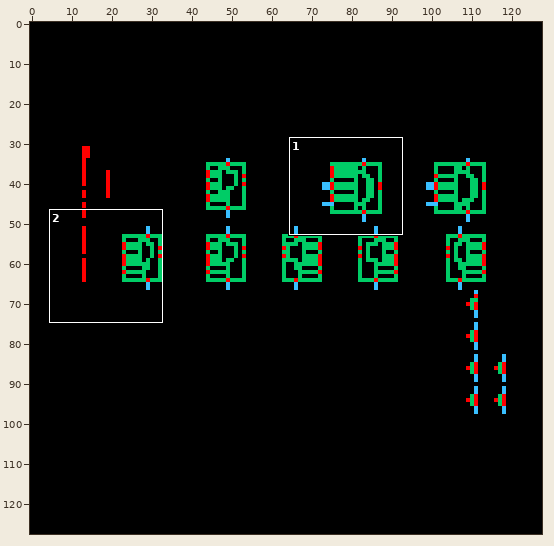
Edited in one commit: sprite sheet (serdes_bm_templates/rxhalf_ffe1_dfe4/schematic/thumbnail_128x128.png). The first picture is a wide view before the edit; the outline marks the close-up.
Close-up. The starting point:
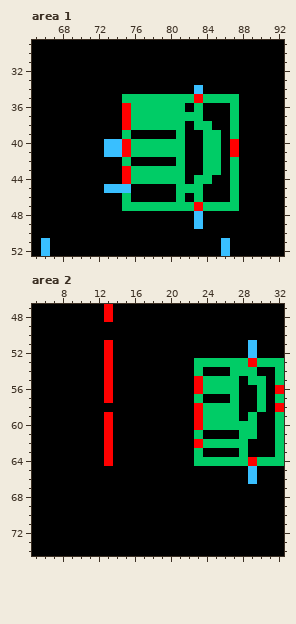
The file is 128x128 pixels. Shown: area 1: x 65..92, y 29..52; area 2: x 5..32, y 47..74.
And afterwards:
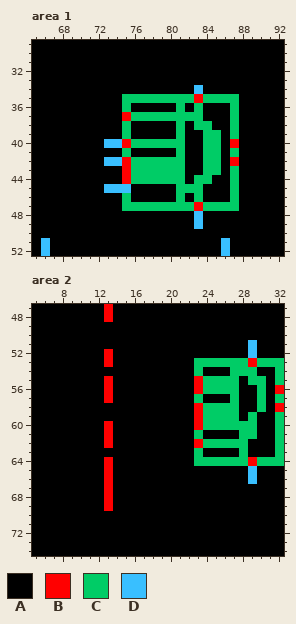
Palette (. is transparent): A #000000  B #ff0000  C #00cc66  D #39bfff
From old to new:
Area 1:
y 36: x 75..80 BCCCCC -> CAAAAA
y 38: x 75..80 BCCCCC -> CAAAAA
y 41: x 73..80 DDBCCCCC -> AACAAAAA; x 87 B -> C
y 42: x 73..80 AACAAAAA -> DDBCCCCC; x 87 C -> B
Area 2:
y 51: x 13 B -> A
y 54: x 13 B -> A
y 59: x 13 B -> A
y 63: x 13 B -> A
y 65..69: x 13 A -> B
Boxes around the changes in both close-ups, in picture pixels (x1, y1, x2, y2):
changed: (104, 103, 176, 166)
changed: (230, 148, 239, 166)
changed: (104, 340, 113, 376)
changed: (104, 412, 113, 511)
